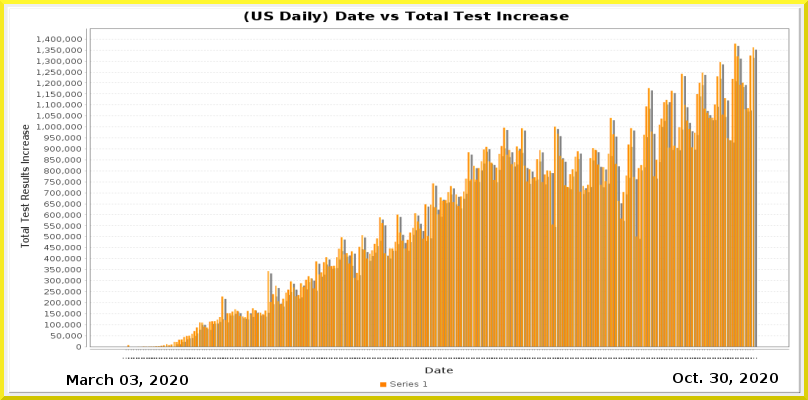
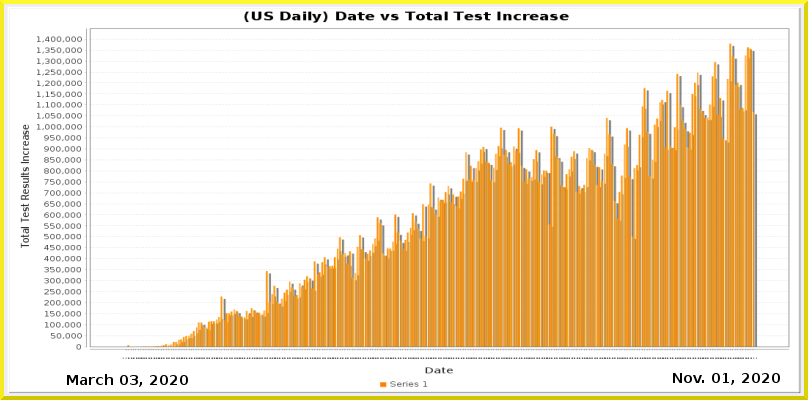
Before/after of a 808x400 layered artwork. What changed in the layer stack:
painted on "Current Date" over [673, 373, 780, 385]
painted on "Date_vs_TestIncrease.png" over [135, 43, 758, 359]
